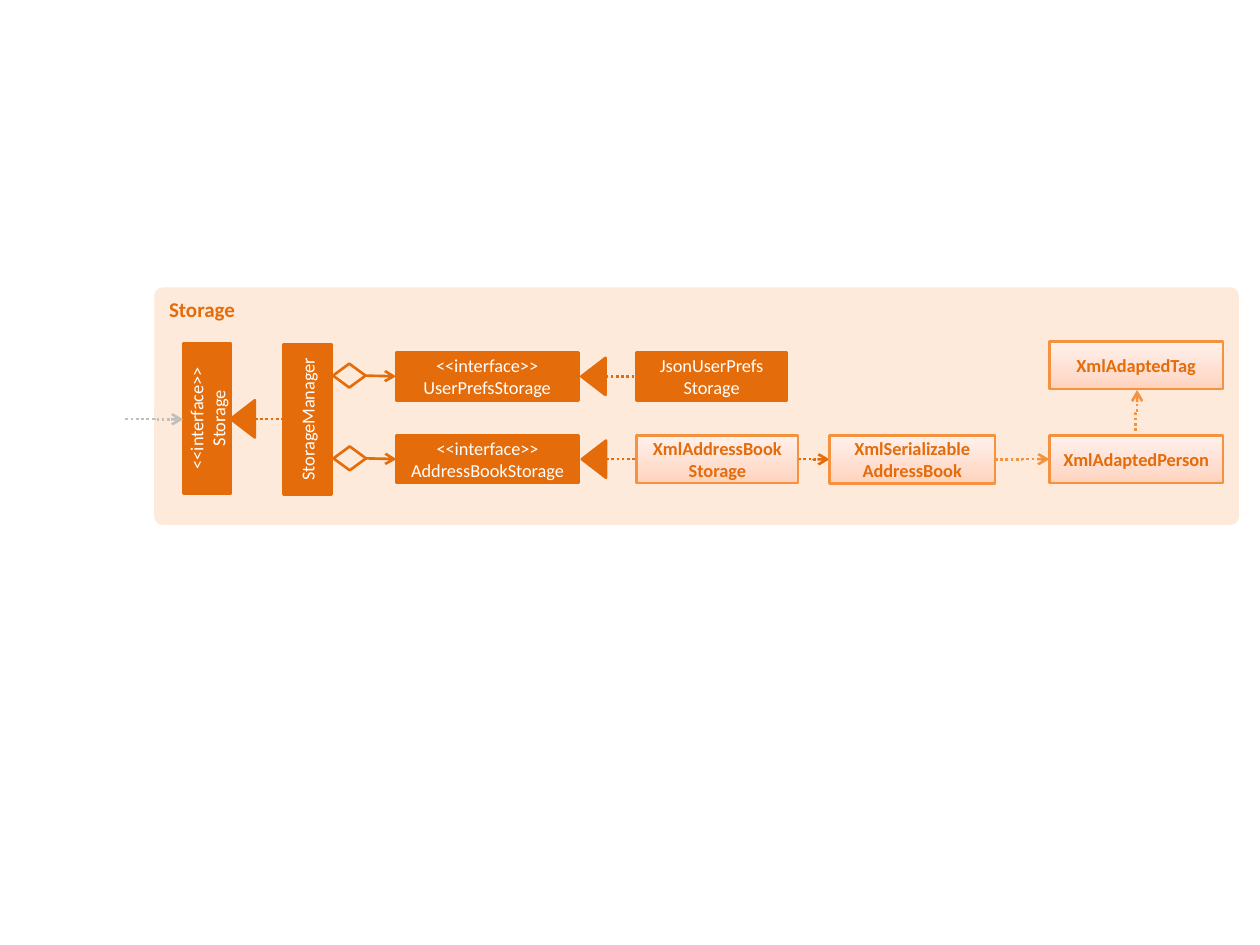
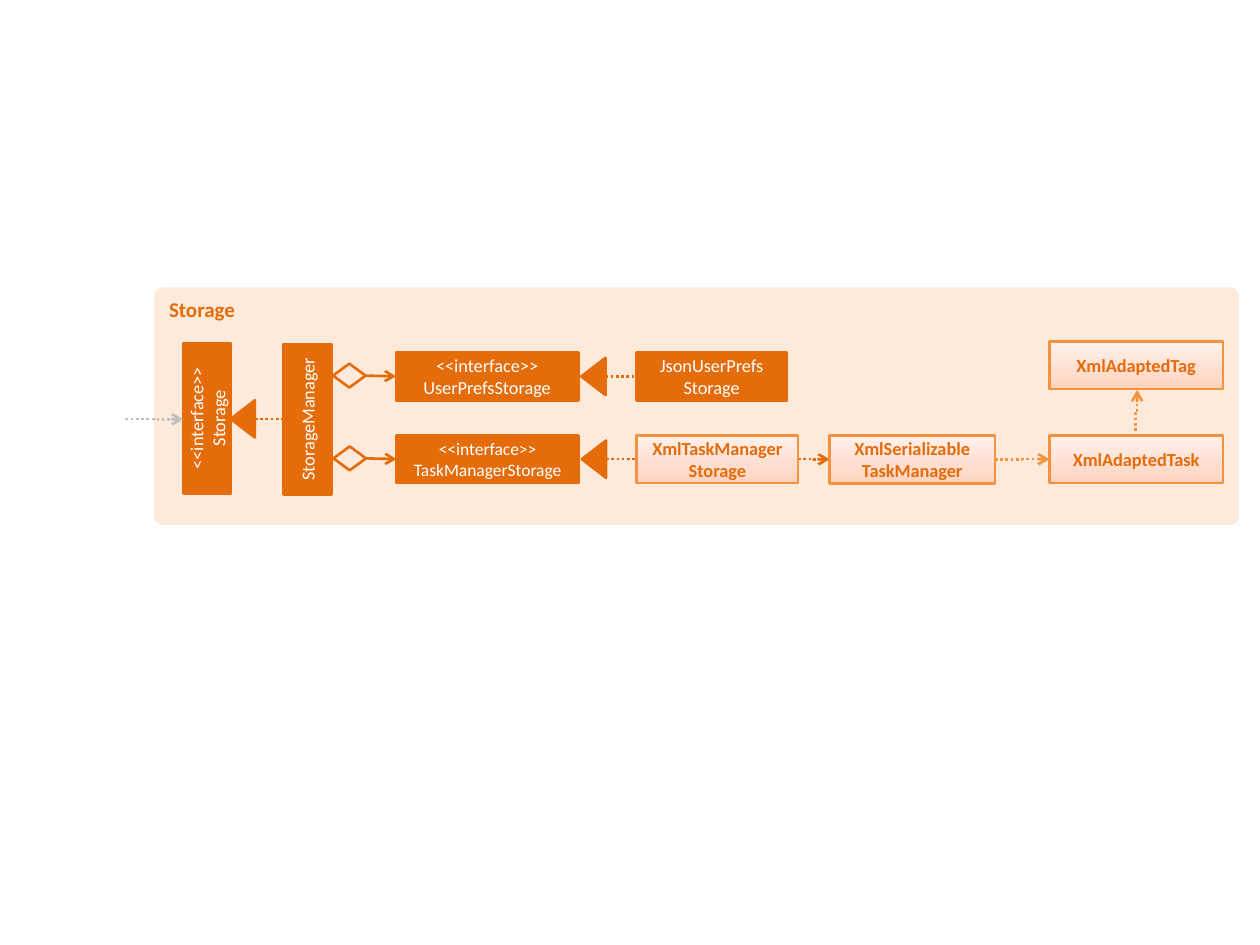
Before and after one commit to turtle96/taskell, a slide deck: slide 9 of docs/diagrams/Diagrams.pptx (slide 8 before the commit). Drawn at 1260x945 pixels with LibreOffice and Linux fonts; fonts in the diff are those of the drawing. Boxes give left, top, right and bottom in pixels: in the first picture for what was removed or moved away, otherwise in the second. Text is boxed around its words. In the diff, an @@ line names an element or a change of style, - is before the commit and + after.

```diff
--- a/docs/diagrams/Diagrams.pptx
+++ b/docs/diagrams/Diagrams.pptx
@@ text in rectangle at [414, 443, 561, 479]: text changed; size 10.5 to 10 pt @@
-<<interface>>
-AddressBookStorage
+<<interface>>
+TaskManagerStorage
@@ text in rectangle at [652, 442, 782, 480]: text changed @@
-XmlAddressBook
-Storage
+XmlTaskManager
+Storage
@@ text in rectangle at [854, 442, 970, 480]: text changed @@
-XmlSerializable
-AddressBook
+XmlSerializable
+TaskManager
@@ text in rectangle at [1073, 453, 1200, 469]: text changed @@
-XmlAdaptedPerson
+XmlAdaptedTask
```
Also in this commit, not shown: 5 other slides changed, 1 slide added, 3 other files.
